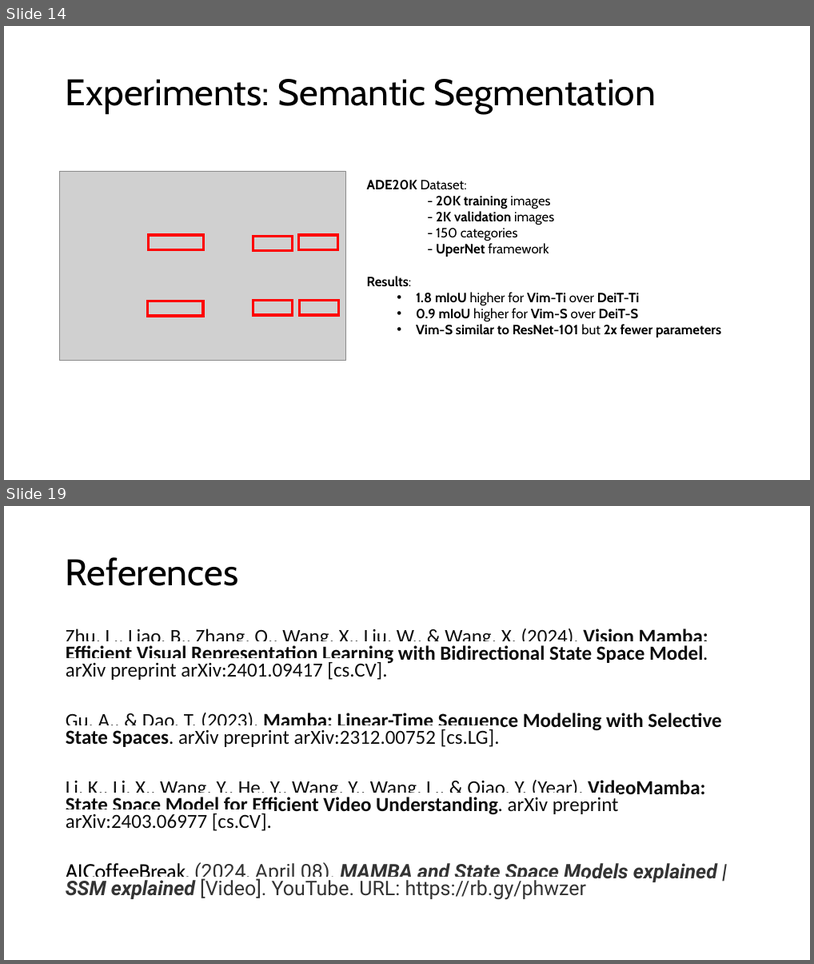
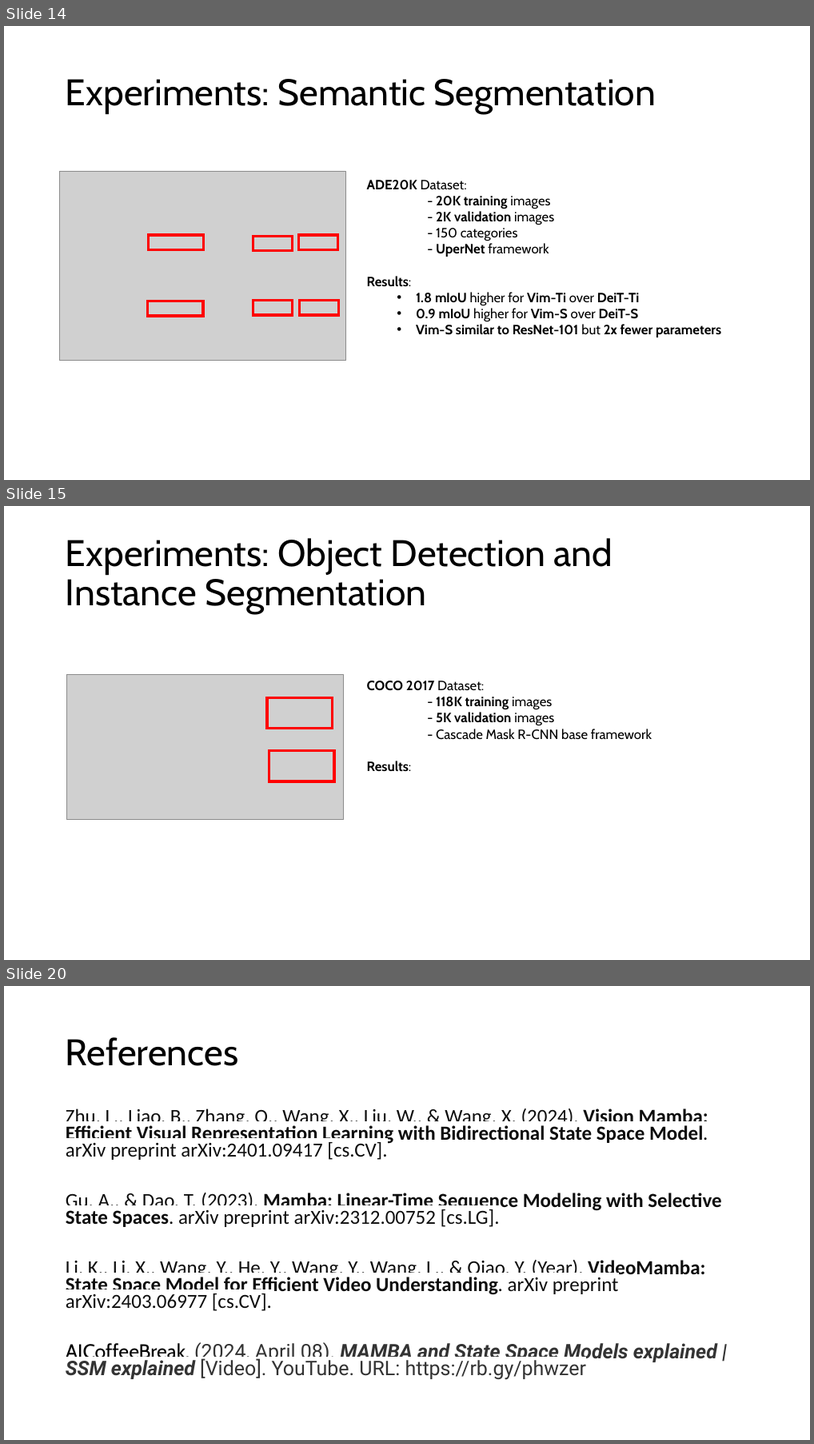
Before and after one commit to BecTome/UPC_MasterArtificialIntelligence, a slide deck: OR/efficient_mamba.pptx. Shown one above the other, each under a label of ours: slides 14 and 19 before the commit, slides 14, 15 and 20 after it; the slides between them are not shown. The pictures are 814x964 and 814x1444 pixels, drawn with LibreOffice and Linux fonts; fonts in the diff are those of the drawing; grey boxes stand for pictures. Boxes give left, top, right and bottom in pixels: in the first picture for what was removed or moved away, otherwise in the second. Text is boxed around its words. In the diff, an @@ line names an element or a change of style, - is before the commit and + after.

```diff
--- a/OR/efficient_mamba.pptx
+++ b/OR/efficient_mamba.pptx
@@ slide 15 added at [4,506,810,960], background #FFFFFF @@
@@ title added at [66,538,614,614], 44 pt, text #000000 @@
+Experiments: Object Detection and Instance Segmentation
@@ picture added at [66,674,343,819] @@
@@ rectangle added at [267,697,333,728], outline #FF0000 3 pt @@
@@ text added at [367,680,652,772], 16 pt, text #000000 @@
+COCO 2017 Dataset:
+- 118K training images
+- 5K validation images
+- Cascade Mask R-CNN base framework
+Results:
@@ rectangle added at [269,751,334,781], outline #FF0000 3 pt @@
@@ what was slide 19 is now slide 20 @@
```
Also in this commit, not shown: 6 slides changed, 1 other slide added, 1 slide removed, 32 other files.
